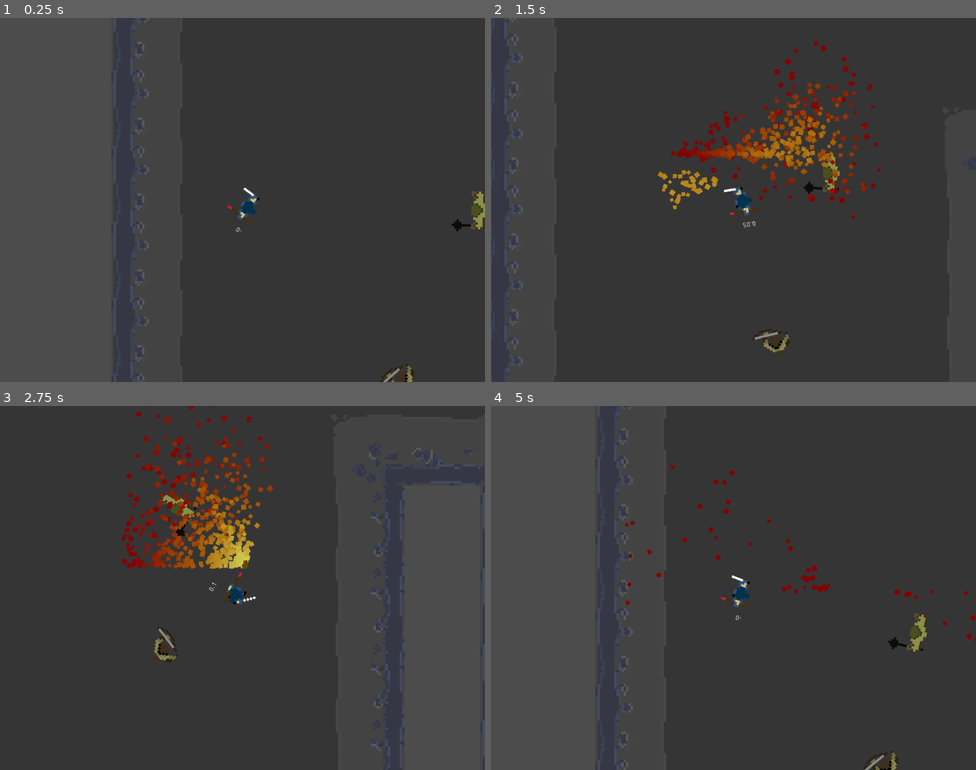
Above: before the commit, frames 1-4 (two rows, left to right).
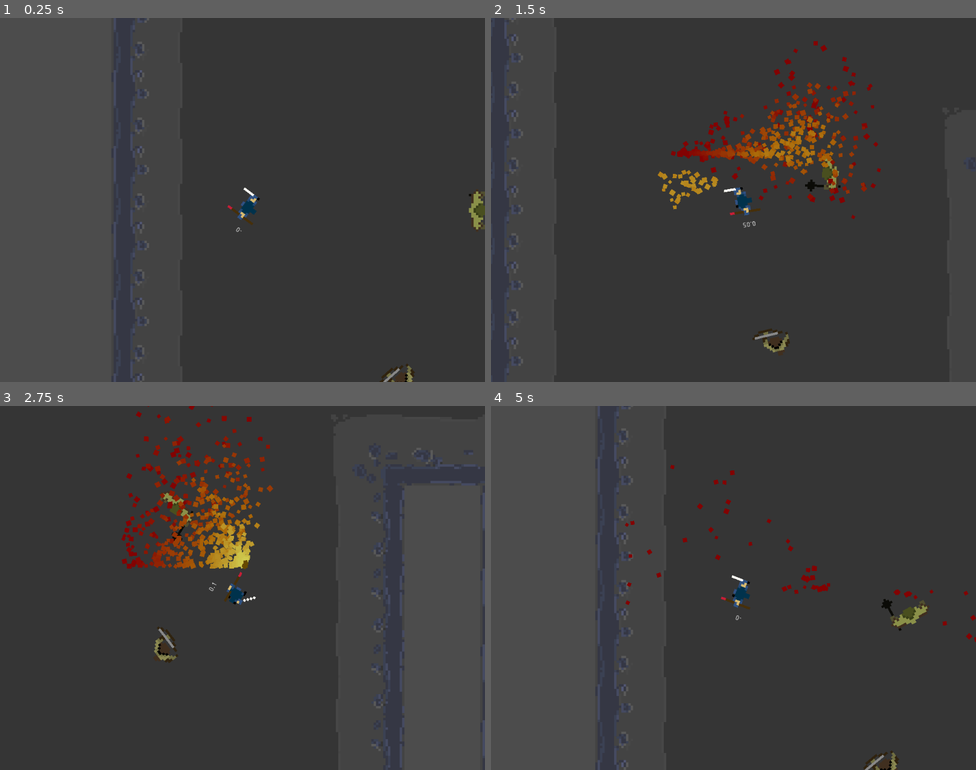
Above: after the commit, the same moments.

Repository: raczynskid/Overall-Barbarity
Game: Godot game, scene res://World.tscn
Two runs of this game, one before a commit and one after it. Both use one fixed random seed, a clock stepped at 60 frames per second and the inputs below.
Inputs (mouse positions are in pixels of both pictures, inside the frame that each line leads up to):
- Up to frame 1 (0.25 s): no input
- Up to frame 2 (1.5 s): tap Enter at 0.5 s; move the mouse to (840, 181) at 0.52 s; hold Right (ui_right) 0.53-1.28 s; hold Right mouse button (alt_attack) 0.53-1.28 s; move the mouse to (636, 218) at 1.27 s; hold Down (ui_down) from 1.28 s (still down); click (636, 218) at 1.35 s
- Up to frame 3 (2.75 s): move the mouse to (291, 507) at 2.02 s; release Down (ui_down) at 2.03 s; hold Right (ui_right) from 2.03 s (still down); hold Right mouse button (alt_attack) from 2.03 s (still down)
- Up to frame 4 (5 s): move the mouse to (709, 660) at 2.77 s; release Right (ui_right) at 2.78 s; release Right mouse button (alt_attack) at 2.78 s; hold Up (ui_up) 2.78-3.53 s; click (709, 660) at 2.85 s; move the mouse to (879, 642) at 3.52 s; hold Right mouse button (alt_attack) 3.53-4.28 s; hold Left (ui_left) from 3.53 s (still down); move the mouse to (588, 533) at 4.27 s; click (588, 533) at 4.35 s

The runs differ from the first frame. In frame 1, 0.2% of the frame differs, in the area x 93-100%, y 47-59%; in frame 2, 0.1%; in frame 3, 0.1%; in frame 4, 0.5%, in the area x 80-90%, y 53-68%.

Commit message:
goblin melee attacks

Diff:
--- a/Characters/Enemies/Goblin/Goblin.gd
+++ b/Characters/Enemies/Goblin/Goblin.gd
@@ -1,28 +1,41 @@
 extends KinematicBody2D
+
+# player node
+var player
 
 # states
 onready var burning = false
 onready var fire = get_node("OnFire")
-onready var player = Global.Player
 
 # movement and pathfinding
 export var speed : float = 100
 var velocity = Vector2.ZERO
 var path = []
-var threshold = 100
+var threshold = 25
 var nav = null
+onready var in_range : bool = false
+
+# animation
+onready var animation_player = get_node("AnimationPlayer")
 
 func _ready():
 	yield(owner, "ready")
 	nav = owner.nav
+	player = owner.player
 
 # warning-ignore:unused_variable
 func _physics_process(delta):
-	look_at(Global.Player.position)
 	var move_distance = speed * delta
+	if not in_range:
+		animation_player.play("Walk")
+	else:
+		animation_player.play("Strike")
+
 	if path.size() > 0:
 		look_at(path[0])
 		move_to_target()
+	else:
+		animation_player.play("Idle")
 
 func move_to_target():
 	if global_position.distance_to(path[0]) < threshold:
@@ -35,6 +48,18 @@
 func get_target_path(target_pos):
 	path = nav.get_simple_path(global_position, target_pos, true)
 
+func _on_AttackArea_body_entered(body):
+	if body == player:
+		in_range = true
+		pivot_to_player()
+
+func _on_AttackArea_body_exited(body):
+	if body == player:
+		in_range = false
+
+func pivot_to_player():
+	look_at(player.global_position)
+
 func burn():
 	burning = true
 	fire.start()
--- a/Characters/Enemies/Goblin/Goblin.tscn
+++ b/Characters/Enemies/Goblin/Goblin.tscn
@@ -23,6 +23,7 @@
 [sub_resource type="Animation" id=2]
 resource_name = "Strike"
 length = 0.8
+loop = true
 tracks/0/type = "value"
 tracks/0/path = NodePath("Sprite:frame")
 tracks/0/interp = 1
@@ -34,6 +35,20 @@
 "transitions": PoolRealArray( 1, 1 ),
 "update": 1,
 "values": [ 5, 6 ]
+}
+tracks/1/type = "method"
+tracks/1/path = NodePath(".")
+tracks/1/interp = 1
+tracks/1/loop_wrap = true
+tracks/1/imported = false
+tracks/1/enabled = true
+tracks/1/keys = {
+"times": PoolRealArray( 0 ),
+"transitions": PoolRealArray( 1 ),
+"values": [ {
+"args": [  ],
+"method": "pivot_to_player"
+} ]
 }
 
 [sub_resource type="Animation" id=3]
@@ -49,12 +64,15 @@
 "times": PoolRealArray( 0, 0.2, 0.4, 0.6 ),
 "transitions": PoolRealArray( 1, 1, 1, 1 ),
 "update": 1,
-"values": [ 2, 3, 5, 3 ]
+"values": [ 2, 3, 4, 3 ]
 }
 
 [sub_resource type="CapsuleShape2D" id=4]
 radius = 18.6667
 height = 56.0
+
+[sub_resource type="CircleShape2D" id=5]
+radius = 104.452
 
 [node name="Goblin" type="KinematicBody2D" groups=[
 "enemy",
@@ -68,6 +86,7 @@
 scale = Vector2( 5, 5 )
 texture = ExtResource( 1 )
 hframes = 7
+frame = 5
 
 [node name="AnimationPlayer" type="AnimationPlayer" parent="."]
 anims/Idle = SubResource( 1 )
@@ -78,3 +97,11 @@
 shape = SubResource( 4 )
 
 [node name="OnFire" parent="." instance=ExtResource( 3 )]
+
+[node name="AttackArea" type="Area2D" parent="."]
+
+[node name="CollisionShape2D" type="CollisionShape2D" parent="AttackArea"]
+shape = SubResource( 5 )
+
+[connection signal="body_entered" from="AttackArea" to="." method="_on_AttackArea_body_entered"]
+[connection signal="body_exited" from="AttackArea" to="." method="_on_AttackArea_body_exited"]
--- a/World.gd
+++ b/World.gd
@@ -1,6 +1,6 @@
 extends Node2D
 
-onready var player = Global.Player
+onready var player = get_node("Player")
 onready var nav = get_node("Environment/Navigation2D")
 
 func _on_Timer_timeout():
Not shown: 1 places in Characters/Enemies/Goblin/Goblin.tscn that only renumber resources
